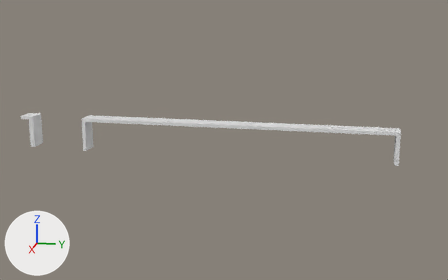
The FBX model Cyber_Siege/Assets/Models/Environment/Counter.fbx: old version first, new version second.
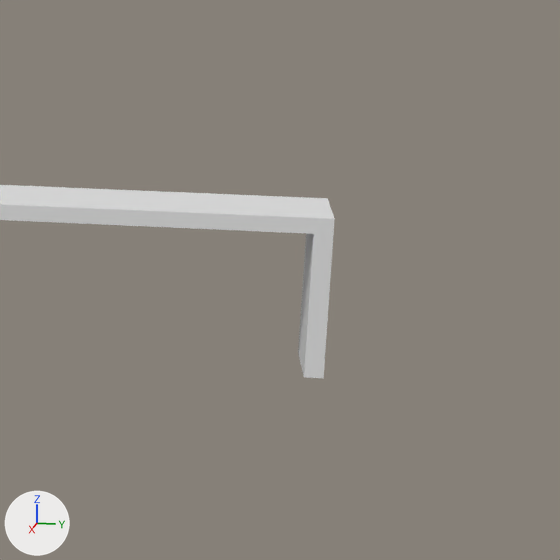
Each version is shown whole from a 50 mm camera at (39.02, 9.56, 5.37) aimed at (20.08, 5.77, 0.64), then close up on the part from 74% to 100% of the width and 31% to 73% of the height. Arrows for +X, +Y and +Z are at lower left; the lights stay in place. Where no turn or scale is listed for an object, it has been applied to the vertices.

The scene before the commit, as lines of its bpy script (objects in view):
```python
me_cube_009 = bpy.data.meshes.new('Cube.009')
me_cube_009.from_pydata(...)  # 40 vertices, 35 faces; spans x -0.29..0.29, y -4.93..7.32, z -0.03..1.05
ob_counter = bpy.data.objects.new('Counter', me_cube_009)
ob_counter.location = (20.137, 3.851, 0.165)
```
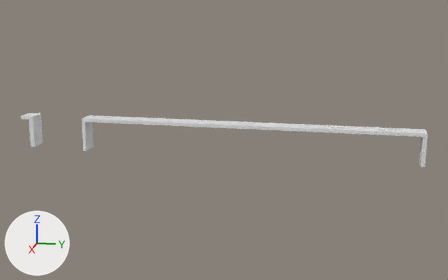
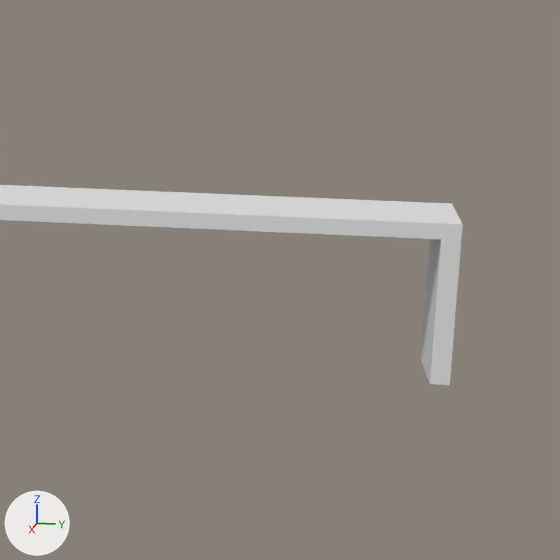
The newer file is also turned or shifted as a whole; pictures and numbers use the older file's frame.

What differs and where, as boxes (x1, y1, x2, y2) in the close-ups (560 x 560 px):
'Counter', reshaped
    before: (0, 185, 335, 378)
    after: (0, 185, 463, 385)

Patch to the scene script:
```diff
--- a/Cyber_Siege/Assets/Models/Environment/Counter.fbx.py
+++ b/Cyber_Siege/Assets/Models/Environment/Counter.fbx.py
@@ me_cube_009 @@
 me_cube_009.from_pydata(...)  # 40 vertices, 35 faces; spans x -0.29..0.29, y -4.93..7.32, z -0.03..1.05
 # used by ob_counter; location = (20.137, 3.851, 0.165)
+# me_cube_009 part 1: all 12 vertices in x -0.29..0.29, y 7.2..7.32, z 0.02..1.05 are moved by (0.0, 0.76, 0.0)
```
